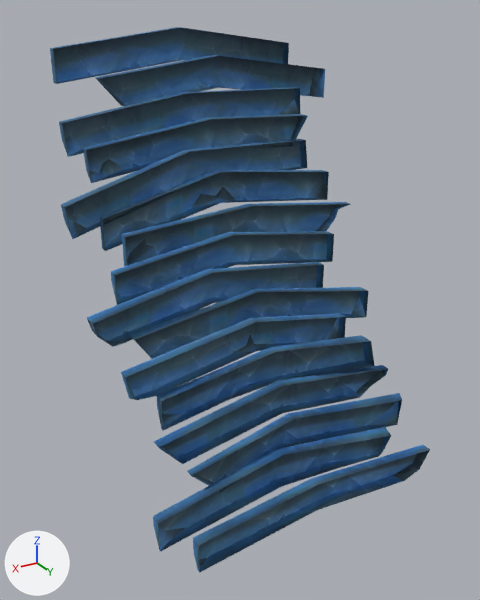
The OBJ model sceneobjs/juqing_yewai_572/juqing_yewai_572_stair_01.obj, before and after one commit.
Before and after are seen from a camera (50 mm lens) standing at (624.0, 785.0, 455.0) and looking at (15.0, -230.0, -52.0). Arrows for +X, +Y and +Z are at lower left; the lights stay in place. Where no turn or scale is listed for an object, it has been applied to the vertices.

The first picture shows 'juqing_yewai_572_stair_01'.
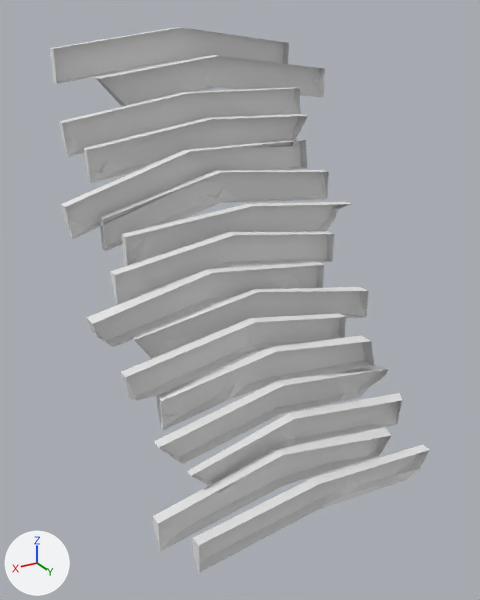
Changed parts and their boxes [x1, y1, x2, y2] in the pictures (480 x 600 px):
'juqing_yewai_572_stair_01', recoloured (blue to grey)
    both: [50, 27, 430, 573]

Diff of the bpy script that builds the scene:
```diff
--- a/sceneobjs/juqing_yewai_572/juqing_yewai_572_stair_01.obj.py
+++ b/sceneobjs/juqing_yewai_572/juqing_yewai_572_stair_01.obj.py
@@ mat_material_1_1 @@
+mat_material_1_1 = principled_material('material_1')
+mat_material_1_1.base_color = (0.8, 0.8, 0.8)  # white #e7e7e7
+mat_material_1_1.roughness = 1.0
@@ me_juqing_yewai_572_stair_01 @@
 me_juqing_yewai_572_stair_01.from_pydata(...)  # 331 vertices, 512 faces; spans x -319.0..319.0, y -499.0..6.0, z -432.0..432.0
-me_juqing_yewai_572_stair_01.materials.append(mat_material_1)  # picture img_juqing_yewai_572_stair_01_png
+me_juqing_yewai_572_stair_01.materials.append(mat_material_1_1)  # white #e7e7e7
```
